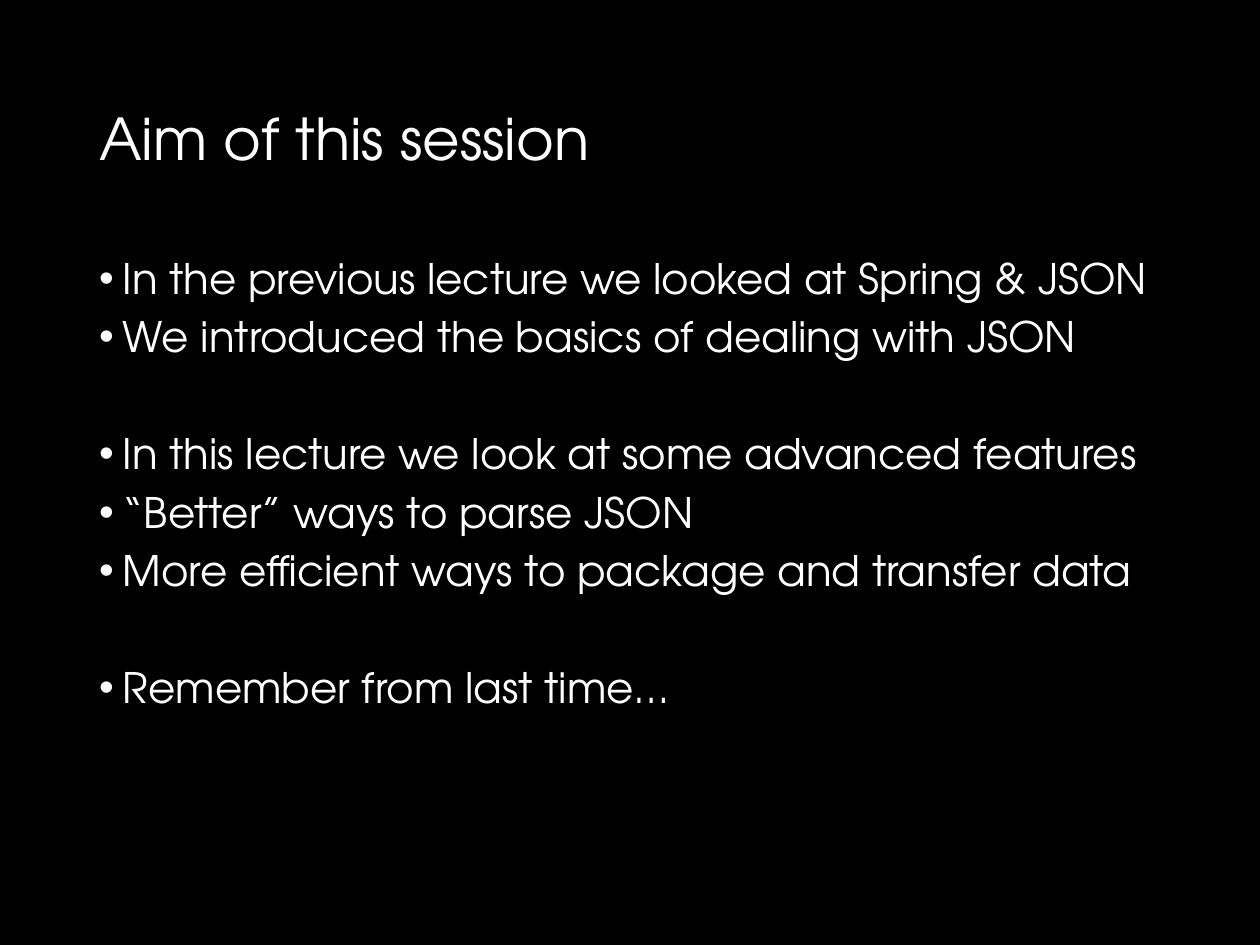
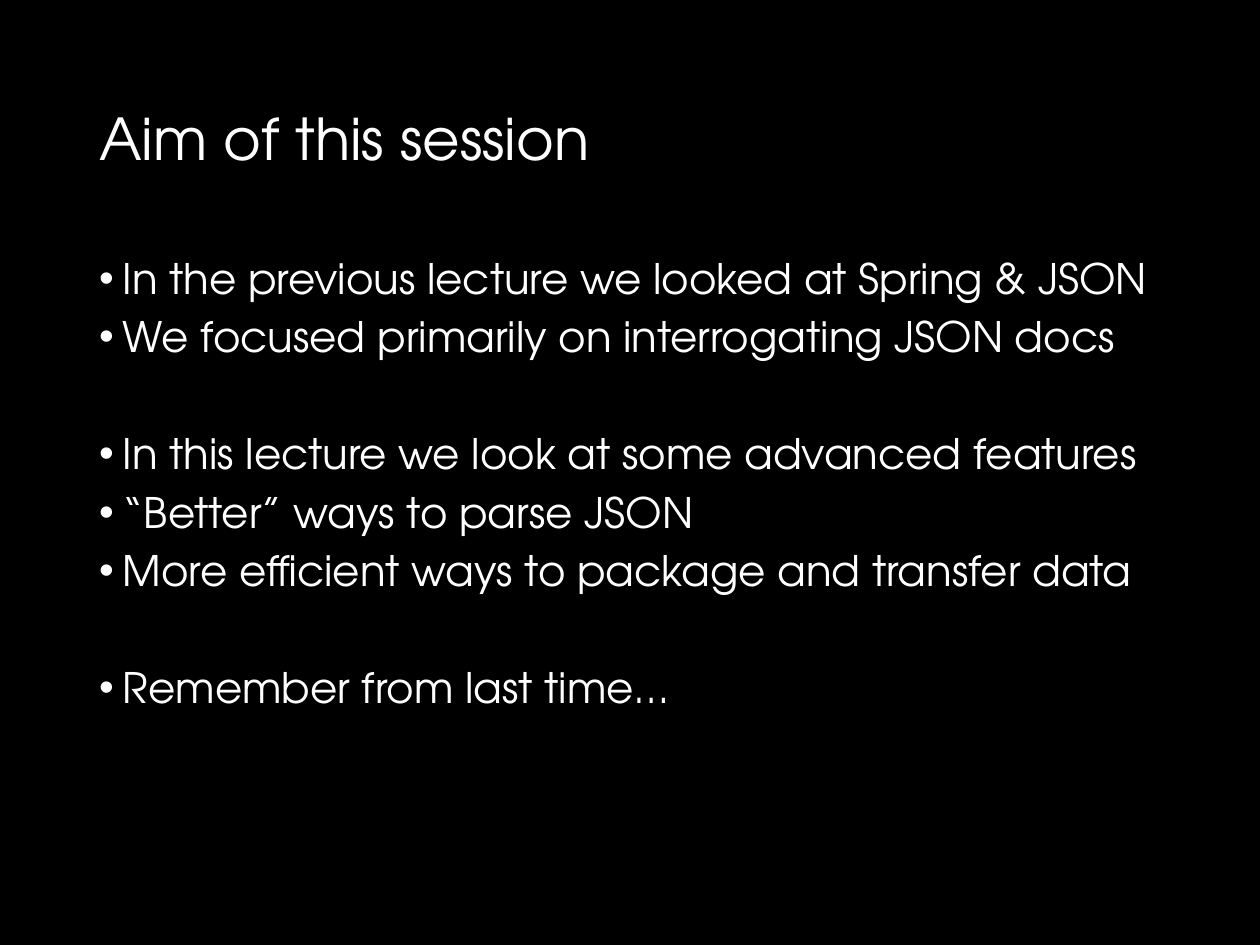
Before and after one commit to drslock/SPE2018, a slide deck: slide 2 of Lecture Slides/17 Advanced Data Handling.pptx. Drawn at 1260x945 pixels with LibreOffice and Linux fonts; fonts in the diff are those of the drawing. Boxes give left, top, right and bottom in pixels: in the first picture for what was removed or moved away, otherwise in the second. Text is boxed around its words. In the diff, an @@ line names an element or a change of style, - is before the commit and + after.

```diff
--- a/Lecture Slides/17 Advanced Data Handling.pptx
+++ b/Lecture Slides/17 Advanced Data Handling.pptx
@@ text at (x1=123, y1=320, x2=1115, y2=361): text changed @@
-• We introduced the basics of dealing with JSON
+• We focused primarily on interrogating JSON docs
```
Also in this commit, not shown: 7 other slides changed.
